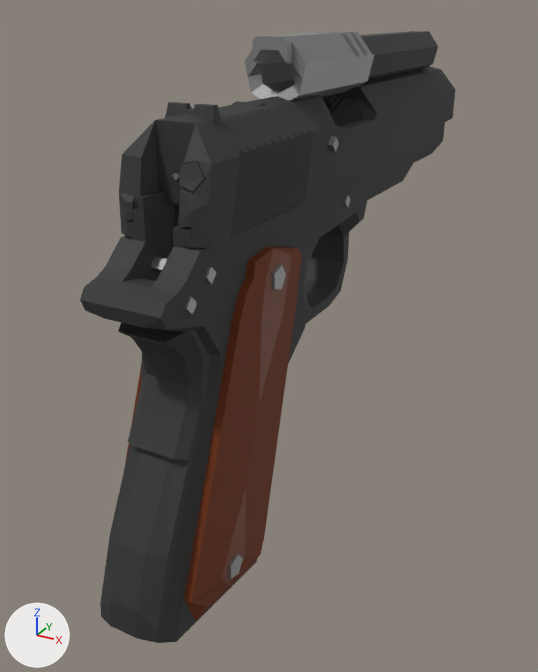
Renders of the Blender file Assets/Gun_Modles_Sides/m1911_Moddle_1.blend from each side of a commit.
Both versions are drawn from a camera (50 mm lens) standing at (0.102, -0.201, 0.036) and looking at (-0.009, 0.002, -0.066). Arrows for +X, +Y and +Z are at lower left; the lights stay in place.

Objects in the first picture: 'barrel', 'frame', 'slide'.
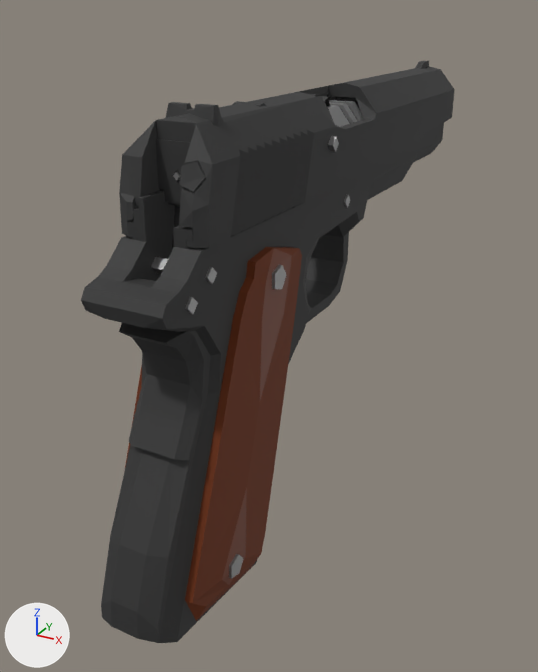
The newer file is also turned or shifted as a whole; pictures and numbers use the older file's frame.

The change, as JSON lines over the scene's bpy script:
```json
{"op": "set", "path": "ob_barrel.location", "old": "(0.0, 0.0, 0.0)", "new": "(0.0, 0.0, -0.0211)"}
{"op": "set", "path": "ob_barrel.rotation_euler", "old": "(0.0, 0.0, 0.0)", "new": "(0.0, 0.0, 0.00289)", "note": "degrees (0, 0, 0) -> degrees (0, 0, 0.2)"}
{"op": "set", "path": "ob_frame.rotation_euler", "old": "(0.0, 0.0, 0.0)", "new": "(0.0, 0.0, 0.00289)", "note": "degrees (0, 0, 0) -> degrees (0, 0, 0.2)"}
```

Changed parts and their boxes (x1, y1, x2, y2) in the pictures (538 x 672 px):
```json
{"object": "frame", "change": "turned", "before": [80, 150, 417, 643], "after": [81, 150, 416, 643]}
{"object": "barrel", "change": "moved, turned", "before": [245, 31, 438, 101], "after": [327, 100, 364, 127]}
```
